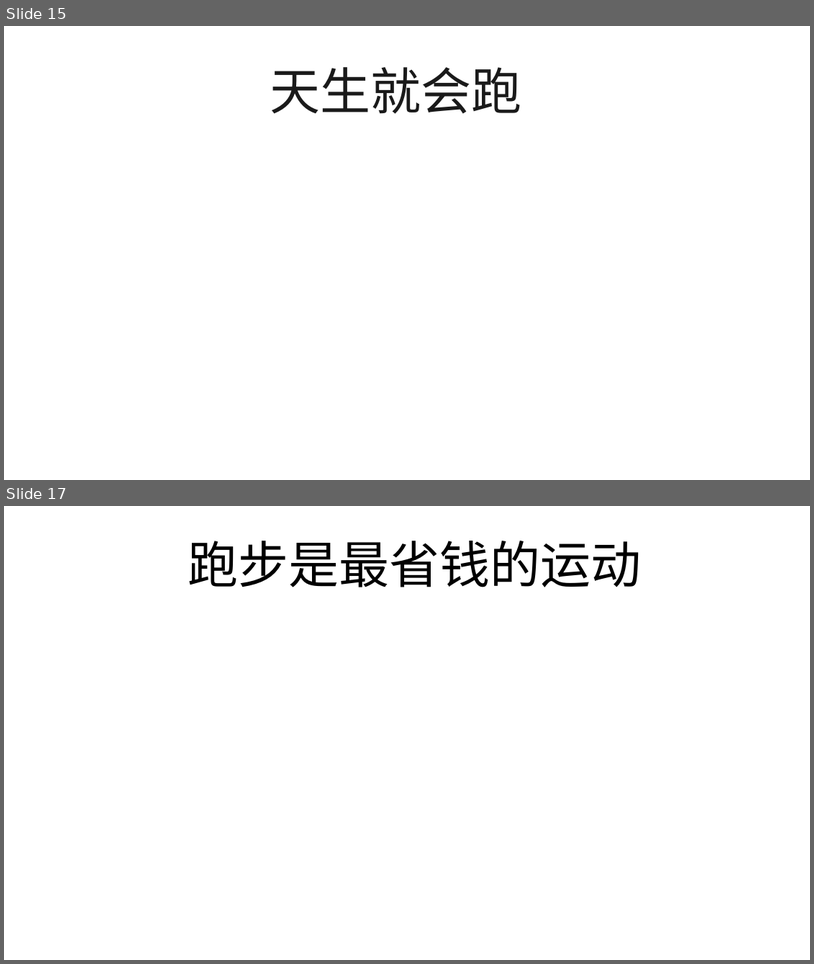
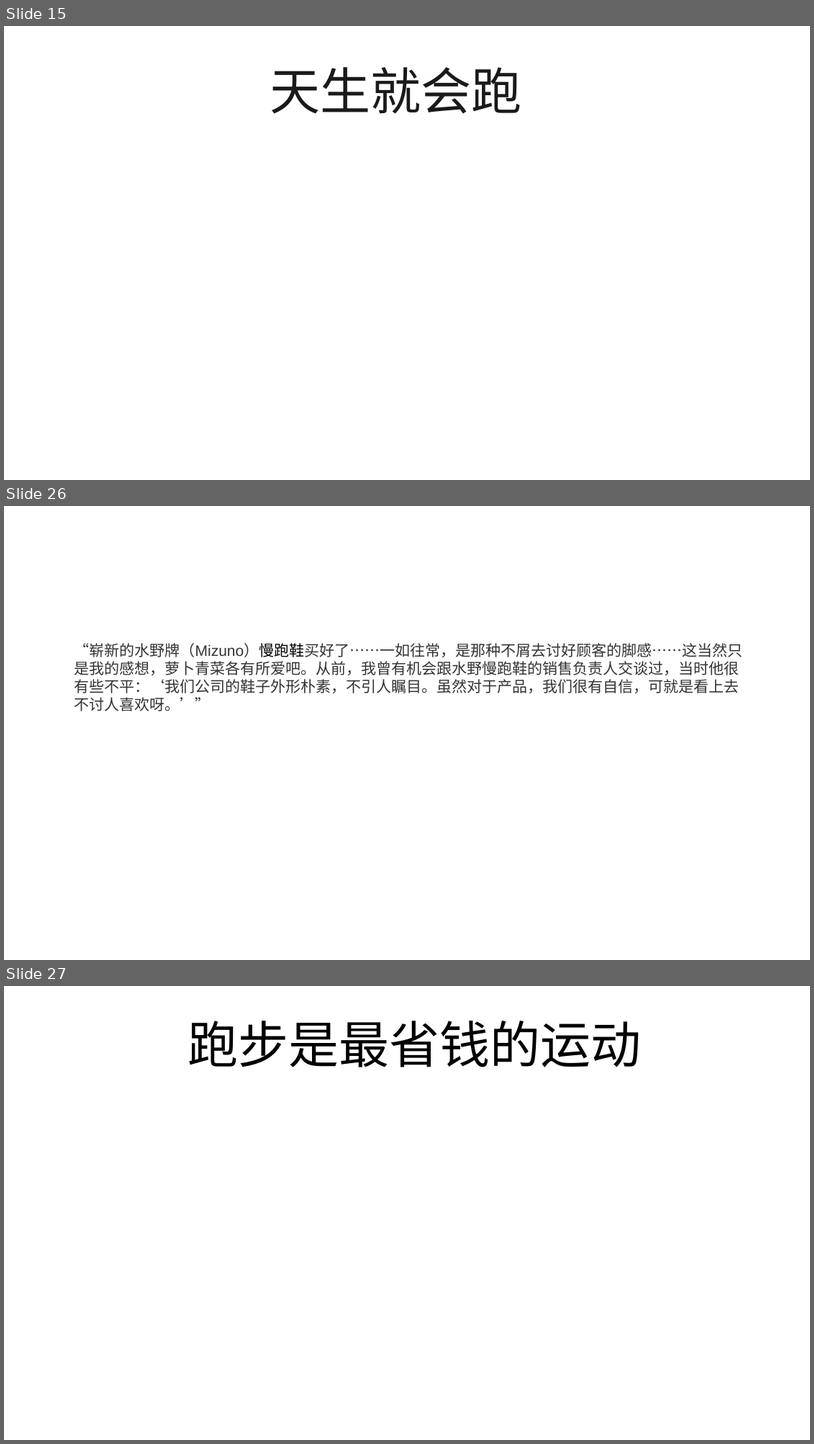
Before and after one commit to FredJiangFei/freetalk, a slide deck: 跑鞋/prod.pptx. Shown one above the other, each under a label of ours: slides 15 and 17 before the commit, slides 15, 26 and 27 after it; the slides between them are not shown. The pictures are 814x964 and 814x1444 pixels, drawn with LibreOffice and Linux fonts; fonts in the diff are those of the drawing. Boxes give left, top, right and bottom in pixels: in the first picture for what was removed or moved away, otherwise in the second. Text is boxed around its words. In the diff, an @@ line names an element or a change of style, - is before the commit and + after.

```diff
--- a/跑鞋/prod.pptx
+++ b/跑鞋/prod.pptx
@@ slide 26 added at <box>4,506,810,960</box>, background #FFFFFF @@
@@ text added at <box>75,643,743,711</box>, 18 pt, text #333333 @@
+“崭新的水野牌（Mizuno）慢跑鞋买好了……一如往常，是那种不屑去讨好顾客的脚感……这当然只是我的感想，萝卜青菜各有所爱吧。从前，我曾有机会跟水野慢跑鞋的销售负责人交谈过，当时他很有些不平：‘我们公司的鞋子外形朴素，不引人瞩目。虽然对于产品，我们很有自信，可就是看上去不讨人喜欢呀。’”
@@ what was slide 17 is now slide 27 @@
```
Also in this commit, not shown: 2 slides changed, 10 other slides added, 1 slide removed.
